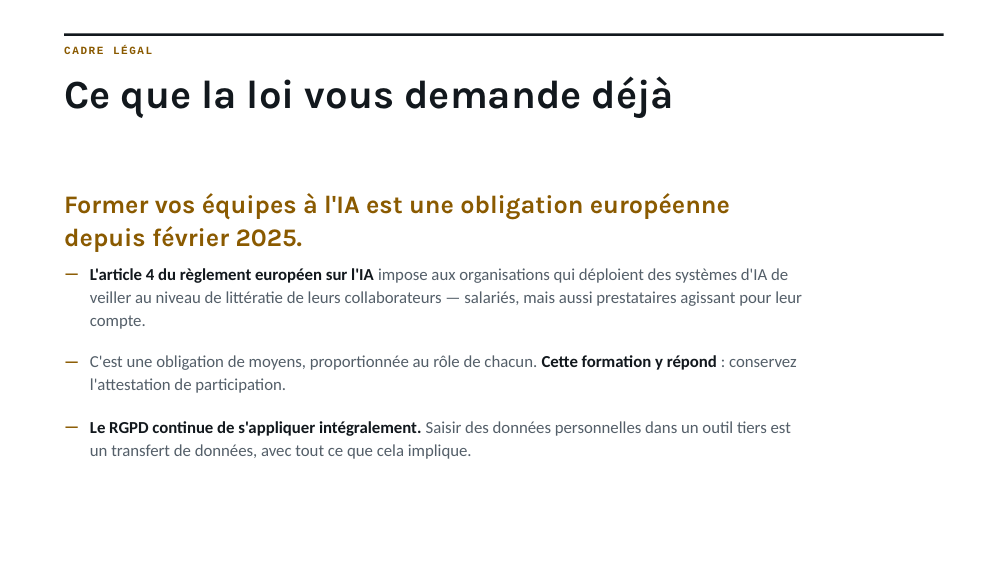
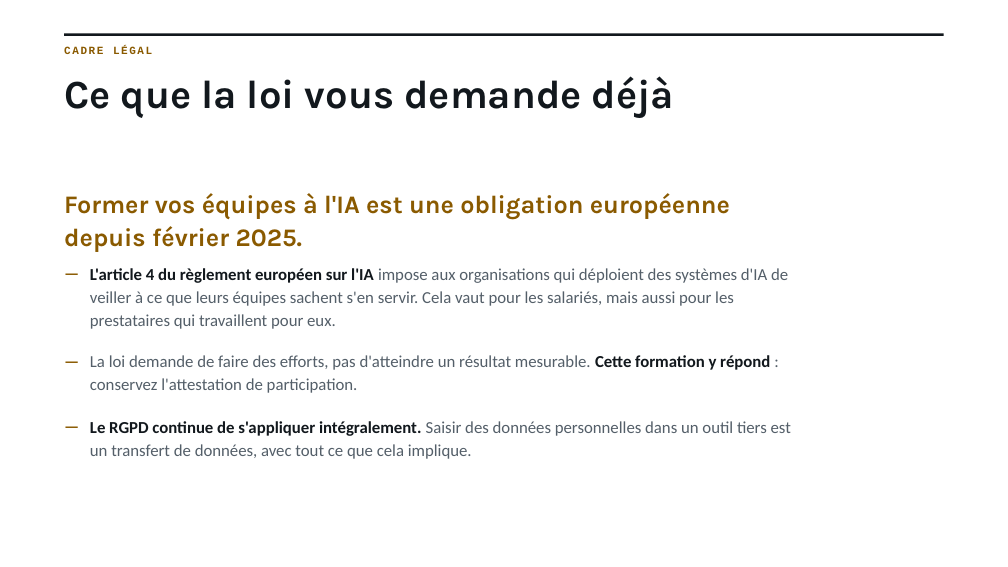
Before and after one commit to ftholomier/poubelle, a slide deck: slide 40 of formation-ia/01-slides/formation-ia-2-jours.pptx. Drawn at 1008x567 pixels with LibreOffice and Linux fonts; fonts in the diff are those of the drawing. Boxes give left, top, right and bottom in pixels: in the first picture for what was removed or moved away, otherwise in the second. Text is boxed around its words. In the diff, an @@ line names an element or a change of style, - is before the commit and + after.

```diff
--- a/formation-ia/01-slides/formation-ia-2-jours.pptx
+++ b/formation-ia/01-slides/formation-ia-2-jours.pptx
@@ text at bbox=[90, 268, 788, 329]: text changed @@
-L'article 4 du règlement européen sur l'IA impose aux organisations qui déploient des systèmes d'IA de veiller au niveau de littératie de leurs collaborateurs — salariés, mais aussi prestataires agissant pour leur compte.
+L'article 4 du règlement européen sur l'IA impose aux organisations qui déploient des systèmes d'IA de veiller à ce que leurs équipes sachent s'en servir. Cela vaut pour les salariés, mais aussi pour les prestataires qui travaillent pour eux.
@@ text at bbox=[90, 355, 770, 390]: text changed @@
-C'est une obligation de moyens, proportionnée au rôle de chacun. Cette formation y répond : conservez l'attestation de participation.
+La loi demande de faire des efforts, pas d'atteindre un résultat mesurable. Cette formation y répond : conservez l'attestation de participation.
```
Also in this commit, not shown: 2 other slides changed, 11 other files.
